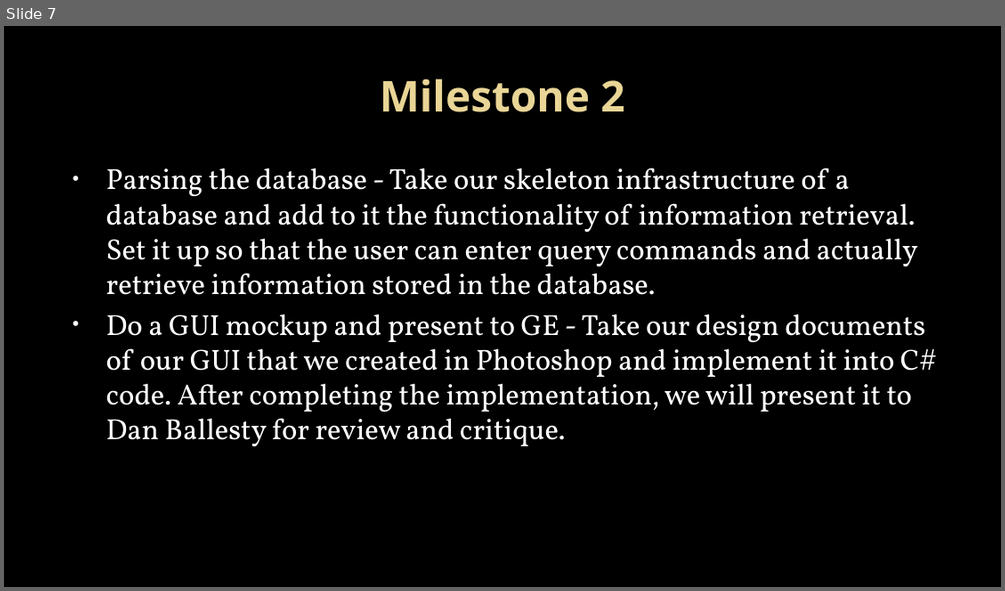
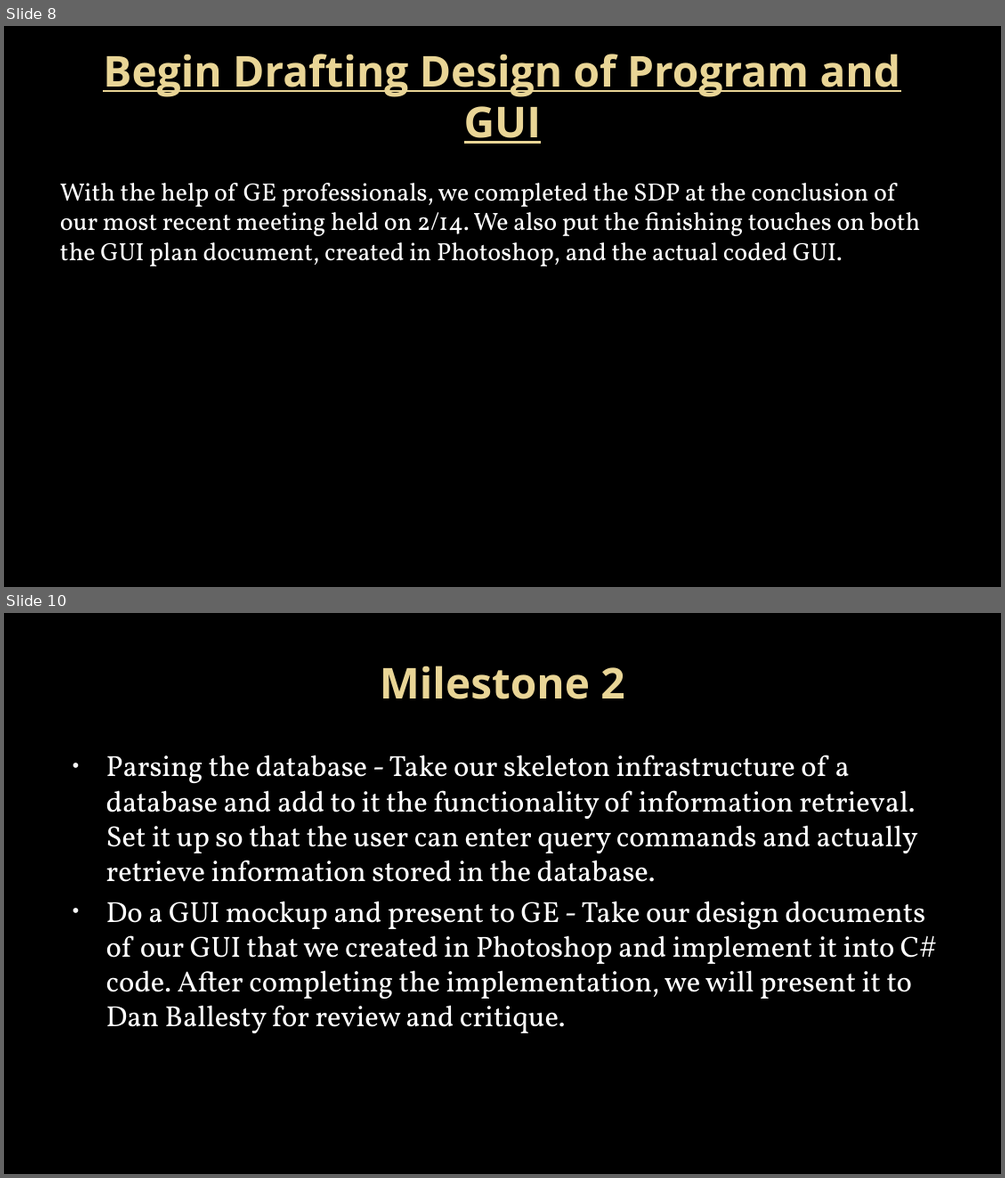
Before and after one commit to Topgun122104/SeniorProj, a slide deck: Documents/Presentations/Milestone 1 presentation.pptx. Shown one above the other, each under a label of ours: slide 7 before the commit, slides 8 and 10 after it; the slides between them are not shown. The pictures are 1005x591 and 1005x1178 pixels, drawn with LibreOffice and Linux fonts; fonts in the diff are those of the drawing; background and template pictures are left out. Boxes give left, top, right and bottom in pixels: in the first picture for what was removed or moved away, otherwise in the second. Text is boxed around its words. In the diff, an @@ line names an element or a change of style, - is before the commit and + after.

```diff
--- a/Documents/Presentations/Milestone 1 presentation.pptx
+++ b/Documents/Presentations/Milestone 1 presentation.pptx
@@ slide 8 added at bbox=[4, 26, 1001, 587], background picture (left out) @@
@@ title added at bbox=[103, 54, 901, 143], 41 pt, text gradient #EAD696 to #E7D081, bold, underline @@
+Begin Drafting Design of Program and GUI
@@ text added at bbox=[60, 183, 921, 266], 24 pt, text #FFFFFF @@
+With the help of GE professionals, we completed the SDP at the conclusion of our most recent meeting held on 2/14. We also put the finishing touches on both the GUI plan document, created in Photoshop, and the actual coded GUI.
@@ what was slide 7 is now slide 10 @@
```
Also in this commit, not shown: 2 slides changed, 5 other slides added, 3 slides removed.
